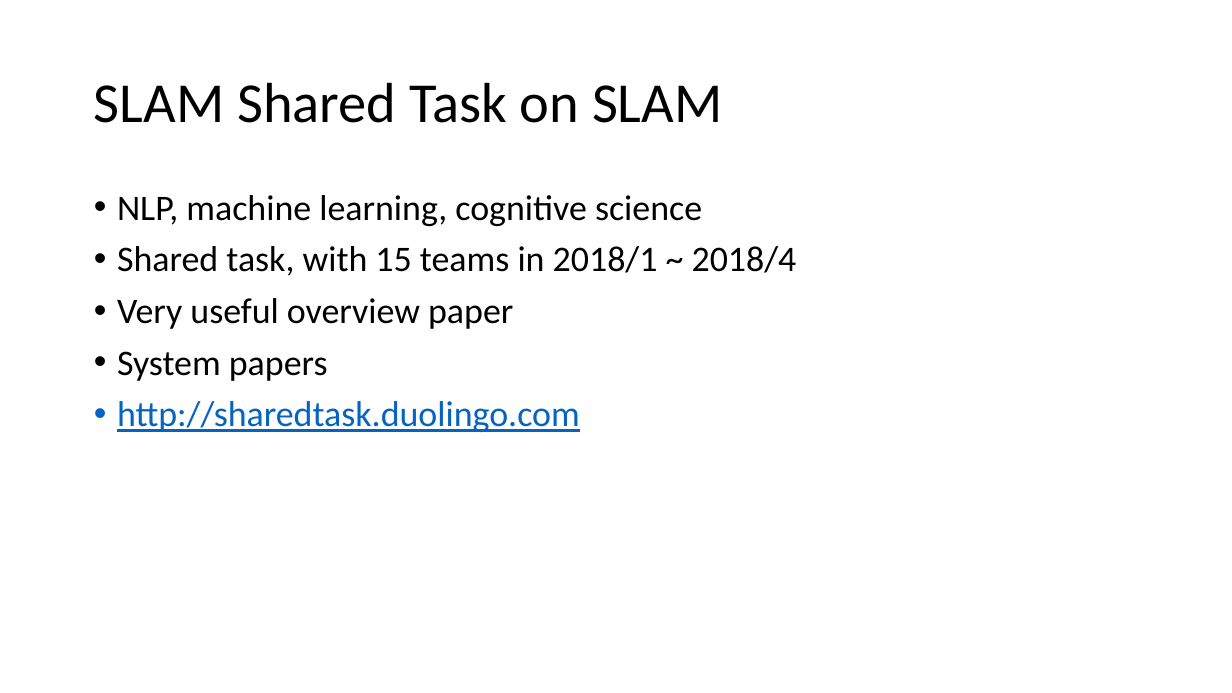
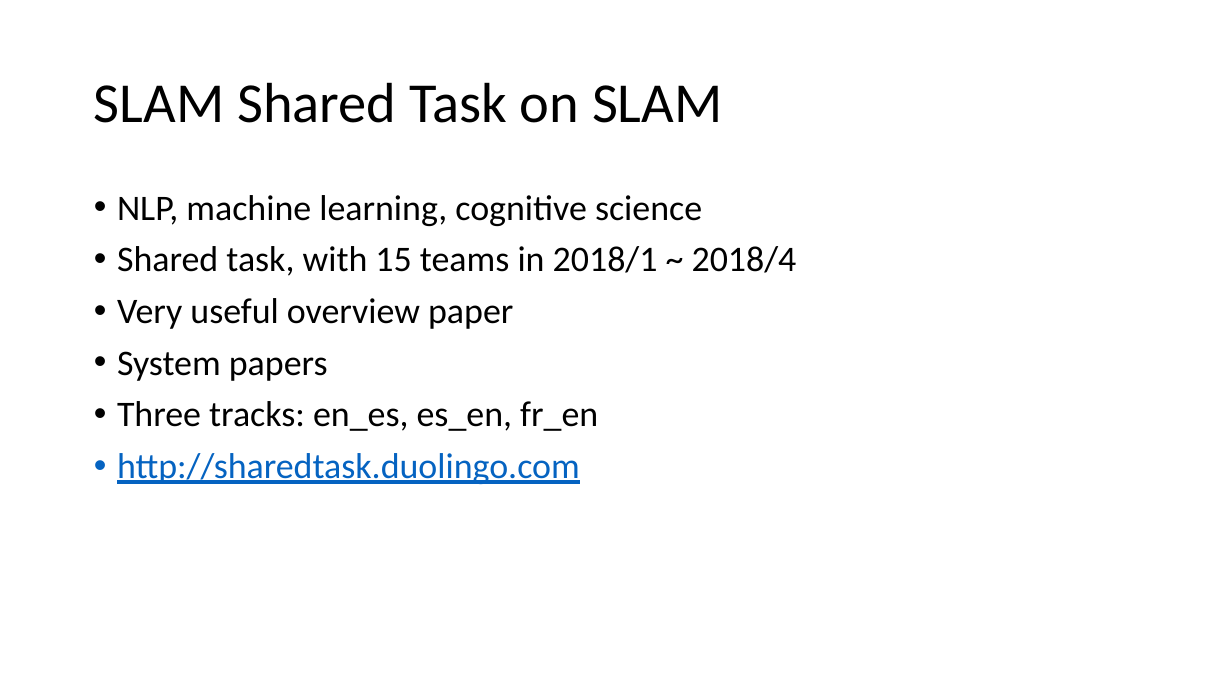
Before and after one commit to 1071-DataScience/finalproject-itsnotponpon, a slide deck: slide 3 of docs/MSLA.pptx. Drawn at 1232x693 pixels with LibreOffice and Linux fonts; fonts in the diff are those of the drawing. Boxes give left, top, right and bottom in pixels: in the first picture for what was removed or moved away, otherwise in the second. Text is boxed around its words. In the diff, an @@ line names an element or a change of style, - is before the commit and + after.

```diff
--- a/docs/MSLA.pptx
+++ b/docs/MSLA.pptx
@@ text at <box>117,401,598,431</box>: paragraph added @@
+• Three tracks: en_es, es_en, fr_en
```
Also in this commit, not shown: 3 other slides changed.
